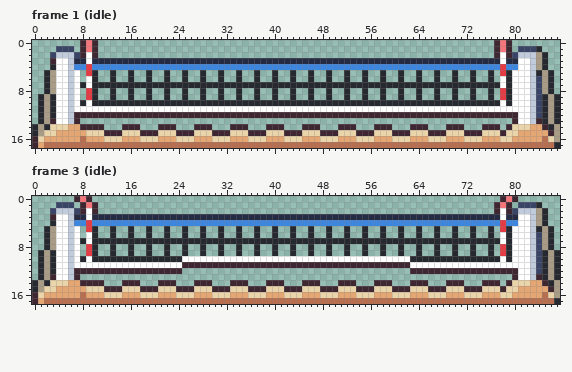
Pixel-art file, stored at art/hood-city/volleyball-net-3@50.aseprite. The picture above is the old version.
88x18 pixels, 4 frames. Shown: frame 1 (idle), frame 3 (idle). The commit also changed other frames, which this record leaves out.
New version:
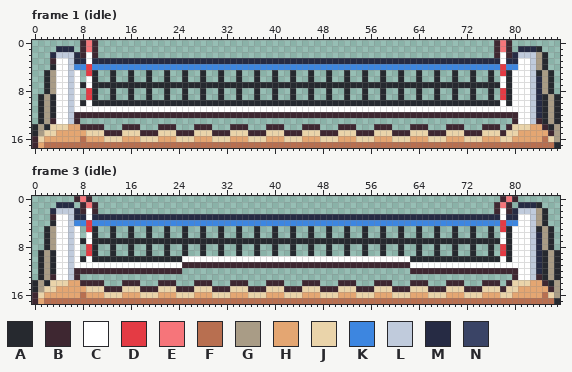
Palette (. is transparent): A #26292f  B #3e2731  C #ffffff  D #e43b44  E #f6757a  F #b86f50  G #a99c86  H #e4a672  J #ead4aa  K #3d86e0  L #c0cbdc  M #262b44  N #3a4466
From old to new:
Frame 1 (idle):
y 1: x 4..6 NNN -> MMM; x 81..83 NNN -> MMM
y 2: x 3 N -> M; x 7 N -> M; x 80 N -> M
y 6..12: x 84 N -> M
Frame 3 (idle): the same change as frame 1 (idle)
Pixel boxes of the changes (left, top, right, bottom) in both pictures:
changed: (50, 46, 80, 58)
changed: (512, 46, 536, 58)
changed: (536, 76, 542, 118)
changed: (50, 202, 80, 214)
changed: (512, 202, 536, 214)
changed: (536, 232, 542, 274)
